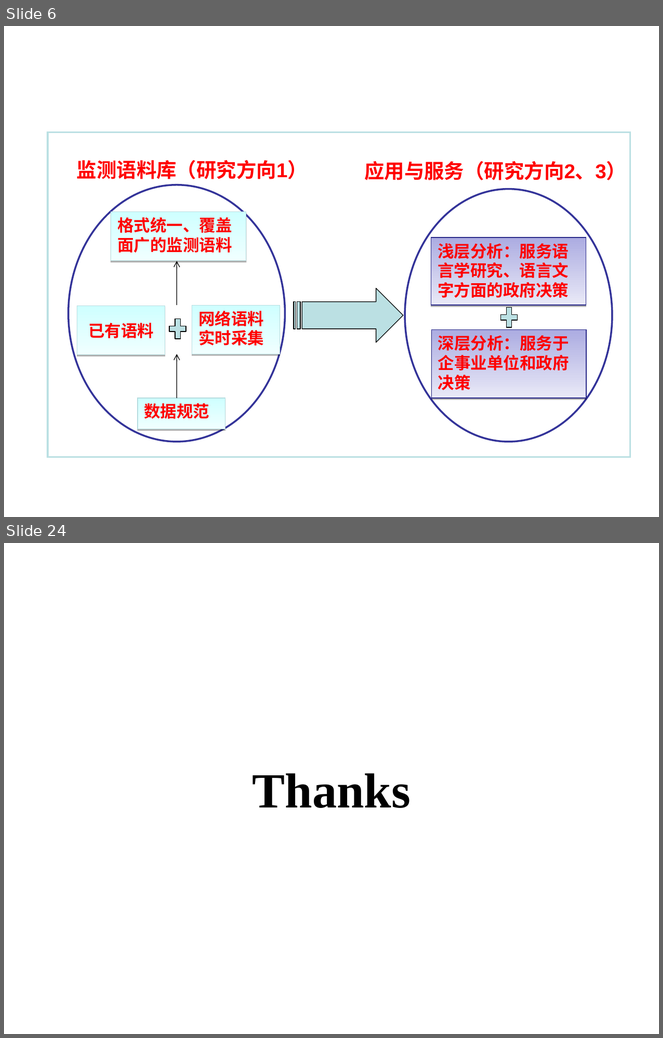
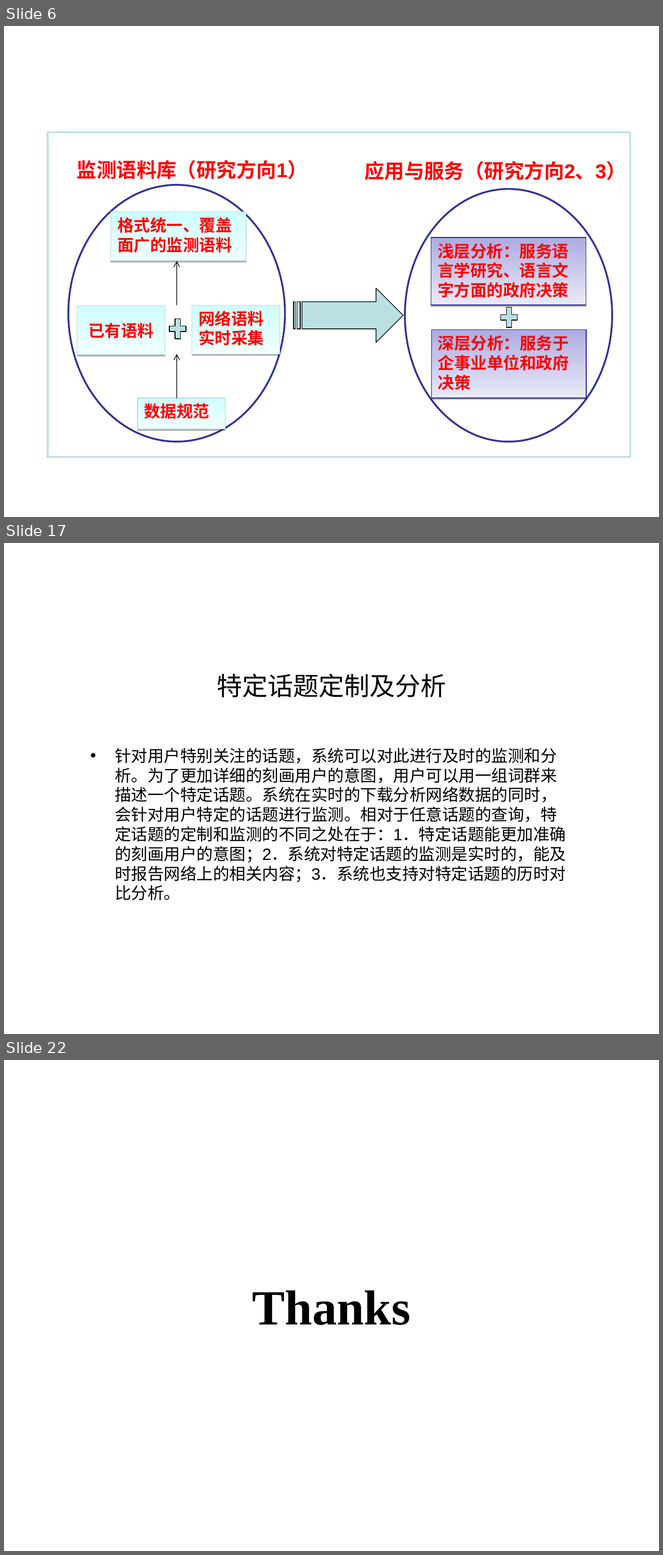
Before and after one commit to shqcandy/Report, a slide deck: 报告_v1.ppt. Shown one above the other, each under a label of ours: slides 6 and 24 before the commit, slides 6, 17 and 22 after it; the slides between them are not shown. The pictures are 663x1038 and 663x1555 pixels, drawn with LibreOffice and Linux fonts; fonts in the diff are those of the drawing; background and template pictures are left out. Boxes give left, top, right and bottom in pixels: in the first picture for what was removed or moved away, otherwise in the second. Text is boxed around its words. In the diff, an @@ line names an element or a change of style, - is before the commit and + after.

```diff
--- a/报告_v1.ppt
+++ b/报告_v1.ppt
@@ slide 17 added at (x1=4, y1=543, x2=659, y2=1034), background picture (left out) @@
@@ title added at (x1=217, y1=674, x2=446, y2=697), 28 pt, text #000000 @@
+特定话题定制及分析
@@ text added at (x1=115, y1=748, x2=566, y2=901), 18 pt, text #000000 @@
+• 针对用户特别关注的话题，系统可以对此进行及时的监测和分析。为了更加详细的刻画用户的意图，用户可以用一组词群来描述一个特定话题。系统在实时的下载分析网络数据的同时，会针对用户特定的话题进行监测。相对于任意话题的查询，特定话题的定制和监测的不同之处在于：1．特定话题能更加准确的刻画用户的意图；2．系统对特定话题的监测是实时的，能及时报告网络上的相关内容；3．系统也支持对特定话题的历时对比分析。
@@ what was slide 24 is now slide 22 @@
```
Also in this commit, not shown: 8 slides changed, 3 other slides added, 6 slides removed.
